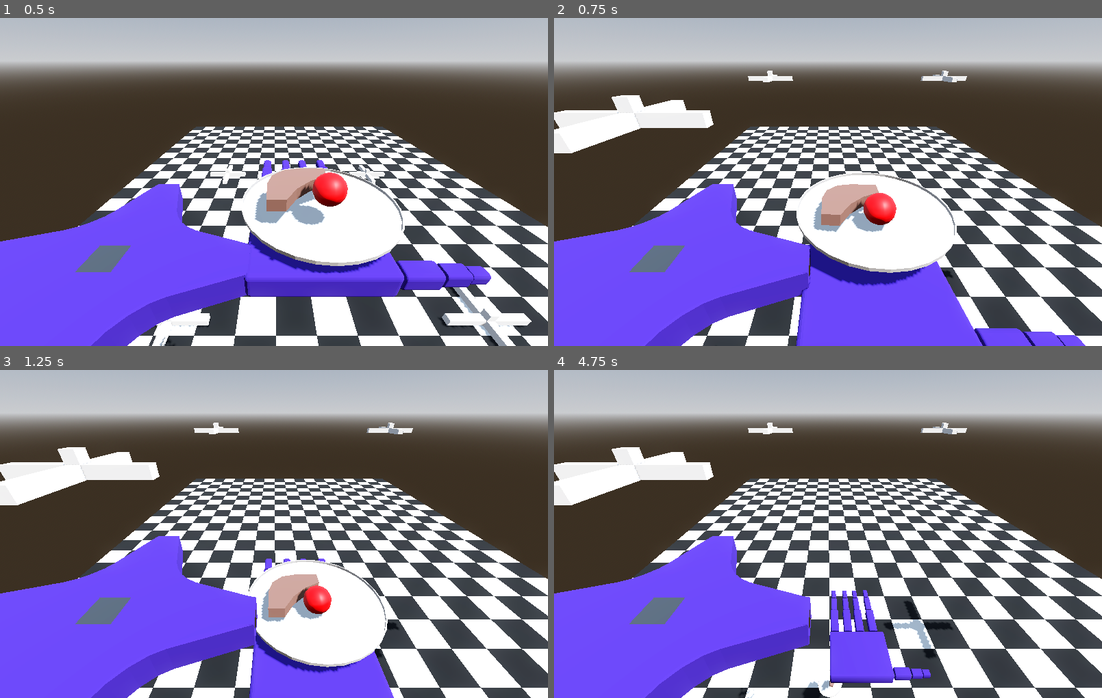
Above: before the commit, frames 1-4 (two rows, left to right).
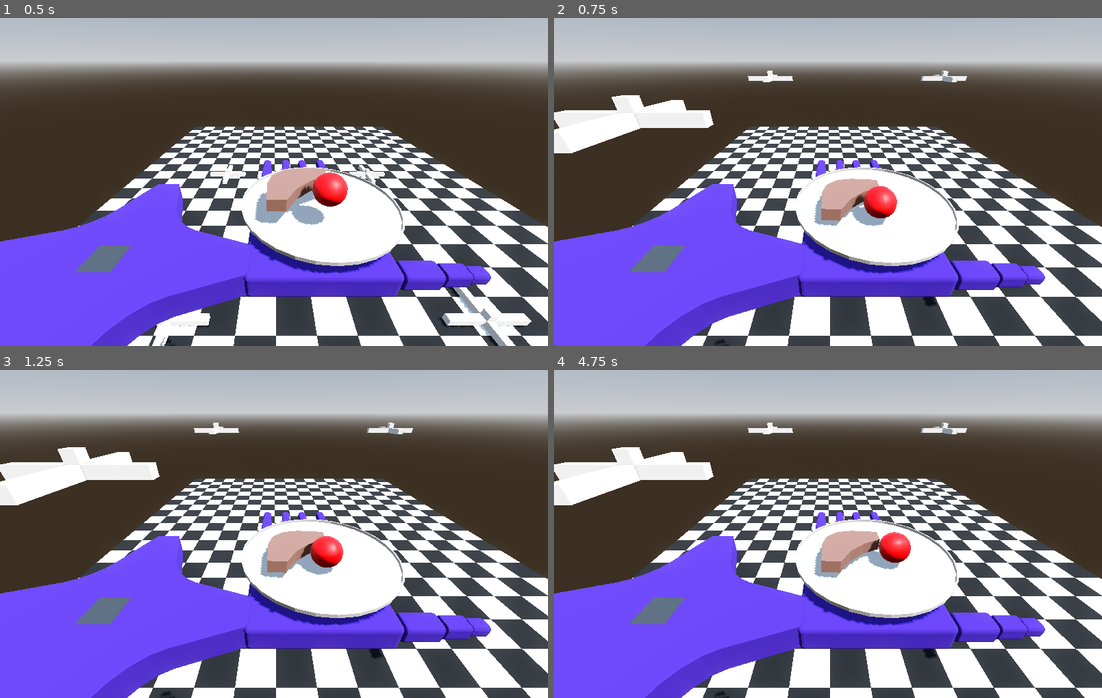
Above: after the commit, the same moments.

Repository: Odoxical/Please-Wait
Game: Godot game, scene res://scenes/Main.tscn
The game is run twice, just before and just after one commit, with the same random seed, the same clock (stepped at 60 frames per second) and the same inputs.
Inputs (mouse positions are in pixels of both pictures, inside the frame that each line leads up to):
- Up to frame 1 (0.5 s): no input
- Up to frame 2 (0.75 s): move the mouse to (855, 182) at 0.52 s; hold W (move_forward) from 0.53 s (still down); hold Mouse wheel down (Scroll_Down) from 0.53 s (still down)
- Up to frame 3 (1.25 s): keep holding W (move_forward); keep holding Mouse wheel down (Scroll_Down); tap Mouse wheel up (Scroll_Up) at 0.8 s
- Up to frame 4 (4.75 s): keep holding W (move_forward); move the mouse to (800, 534) at 1.27 s; release Mouse wheel down (Scroll_Down) at 1.28 s; tap Mouse wheel up (Scroll_Up) at 1.35, 3.05 s; tap Ctrl (panic) at 1.55, 2.1, 3.8, 4.35 s; move the mouse to (838, 527) at 2.02 s; hold Mouse wheel down (Scroll_Down) 2.03-2.78 s; move the mouse to (822, 540) at 2.77 s; tap Mouse wheel down (Scroll_Down) at 2.85, 4.55 s; move the mouse to (866, 537) at 3.52 s; hold Mouse wheel up (Scroll_Up) 3.53-4.28 s; move the mouse to (784, 530) at 4.27 s

Frame 1 is identical in both runs. In frame 2, 12% of the frame differs, in the area x 29-97%, y 43-100%; in frame 3, 12%, in the area x 29-90%, y 43-100%; in frame 4, 11%.
Error after the commit: Invalid access to property or key 'normal_arm_length' on a base object of type 'Nil'. (res://scripts/Grabber.gd:56)

Commit message:
trasdasd

Diff:
--- /dev/null
+++ b/HandConfig.gd
@@ -0,0 +1,10 @@
+class_name HandConfig
+extends Resource
+
+
+@export var normal_speed = 250
+@export var panic_speed = 500
+@export var normal_arm_length = 10
+@export var panic_arm_length = 12
+@export var normal_smoothing = 0.95
+@export var panic_smoothing = 0.5
--- a/Test2.tscn
+++ b/Test2.tscn
@@ -2,6 +2,7 @@
 
 [ext_resource type="PackedScene" uid="uid://bof05yv81ttwj" path="res://Models/Body.glb" id="1_f4j51"]
 [ext_resource type="PackedScene" path="res://scenes/foot_target.tscn" id="2_nhswp"]
+[ext_resource type="Script" uid="uid://y4ghqgbupjpl" path="res://HandConfig.gd" id="3_7h64q"]
 [ext_resource type="PackedScene" uid="uid://cggdcokop0eif" path="res://Models/Foot.glb" id="3_i3nkf"]
 [ext_resource type="Script" uid="uid://bcsmfwe8jf8e4" path="res://scripts/foot_controller.gd" id="4_6soe1"]
 [ext_resource type="Resource" uid="uid://bbkdx3c4vg358" path="res://resources/foot_config.tres" id="5_7h64q"]
@@ -19,7 +20,19 @@
 [sub_resource type="StandardMaterial3D" id="Material_knee"]
 albedo_color = Color(0.2, 0.65, 1, 1)
 
+[sub_resource type="Resource" id="Resource_f1fu2"]
+script = ExtResource("3_7h64q")
+normal_speed = 100
+panic_speed = 150
+normal_arm_length = 2
+panic_arm_length = 3
+metadata/_custom_type_script = "uid://y4ghqgbupjpl"
+
 [node name="Node3D" type="Node3D" unique_id=1018644971]
+
+[node name="DirectionalLight3D" type="DirectionalLight3D" parent="." unique_id=52246290]
+transform = Transform3D(-0.8660254, -0.43301278, 0.25, 0, 0.49999997, 0.86602545, -0.50000006, 0.75, -0.43301266, 0, 0, 0)
+shadow_enabled = true
 
 [node name="Quadruped" type="Node3D" parent="." unique_id=456197607]
 transform = Transform3D(1, 0, 0, 0, 1, 0, 0, 0, 1, 0, -1, 0)
@@ -213,6 +226,10 @@
 
 [node name="AnimationPlayer" type="AnimationPlayer" parent="Quadruped/Body" unique_id=1232022978]
 
+[node name="Hand" parent="Quadruped/Body" unique_id=120564580 instance=ExtResource("7_i3nkf")]
+transform = Transform3D(-4.371139e-09, 0, -0.1, 0, 0.1, 0, 0.1, 0, -4.371139e-09, 0, 0.5, 0)
+config = SubResource("Resource_f1fu2")
+
 [node name="FootTargets" type="Node3D" parent="Quadruped" unique_id=2017630132]
 
 [node name="FootTarget_FL" parent="Quadruped/FootTargets" unique_id=483487257 instance=ExtResource("2_nhswp")]
@@ -253,8 +270,5 @@
 [node name="Floor" parent="." unique_id=969005094 instance=ExtResource("6_nhswp")]
 transform = Transform3D(0.1, 0, 0, 0, 0.1, 0, 0, 0, 0.1, -5.875, -1.112, 4.211)
 
-[node name="Hand" parent="." unique_id=120564580 instance=ExtResource("7_i3nkf")]
-transform = Transform3D(-4.371139e-09, 0, -0.1, 0, 0.1, 0, 0.1, 0, -4.371139e-09, 0, 0, 0)
-
 [node name="WorldEnvironment" type="WorldEnvironment" parent="." unique_id=993865804]
 environment = ExtResource("8_6soe1")
--- a/scripts/Grabber.gd
+++ b/scripts/Grabber.gd
@@ -6,6 +6,7 @@
 var speed_factor : float
 var hand_target_y
 var arm_length=1
+@export var config: HandConfig
 
 func _ready():
 	Input.mouse_mode = Input.MOUSE_MODE_CAPTURED
@@ -32,14 +33,14 @@
 			pass
 	if Input.is_action_pressed("Scroll_Up"):
 		if panic_mode==false:
-			velocity.y += 250*speed_factor
+			velocity.y += config.normal_speed*speed_factor
 		else:
-			velocity.y += 500*speed_factor
+			velocity.y += config.panic_speed*speed_factor
 	if Input.is_action_pressed("Scroll_Down"):
 		if panic_mode==false:
-			velocity.y -= 250*speed_factor
+			velocity.y -= config.normal_speed*speed_factor
 		else:
-			velocity.y -= 500*speed_factor
+			velocity.y -= config.panic_speed*speed_factor
 	if Input.is_action_pressed("escape_mouse_capture"):
 		Input.mouse_mode = Input.MOUSE_MODE_VISIBLE
 	if Input.is_action_just_pressed("panic"):
@@ -50,9 +51,9 @@
 
 func _process(delta):
 	if panic_mode == true:
-		arm_length=12
+		arm_length=config.panic_arm_length
 	else:
-		arm_length=10
+		arm_length=config.normal_arm_length
 
 	if panic_mode==false:
 		speed_factor = delta
@@ -60,6 +61,6 @@
 		speed_factor = delta*2
 	position.y += velocity.y*speed_factor
 	if panic_mode == false:
-		velocity.y*=0.95
+		velocity.y*=config.normal_smoothing
 	else:
-		velocity.y*=0.5
+		velocity.y*=config.panic_smoothing
--- a/scripts/foot_target.gd
+++ b/scripts/foot_target.gd
@@ -14,13 +14,15 @@
 var body_ref: Node3D
 
 var _tween: Tween
+var _ground_y: float = 0.0
 
 
 func lift() -> void:
 	if state != FootState.GROUNDED:
 		return
 	state = FootState.LIFTING
-	var lifted_y := global_position.y + config.lift_height
+	_ground_y = global_position.y
+	var lifted_y := _ground_y + config.lift_height
 
 	if _tween:
 		_tween.kill()
@@ -37,7 +39,7 @@
 	if _tween:
 		_tween.kill()
 	_tween = create_tween().set_trans(Tween.TRANS_SINE).set_ease(Tween.EASE_IN)
-	_tween.tween_property(self, "global_position:y", 0.0, config.archaic_variable / 2.0)
+	_tween.tween_property(self, "global_position:y", _ground_y, config.archaic_variable / 2.0)
 	_tween.tween_callback(_on_placed)
 
 
Not shown, added: HandConfig.gd.uid
Not shown, added: GEMINI.md
Not shown, added: resources/Robot Arm.blend
